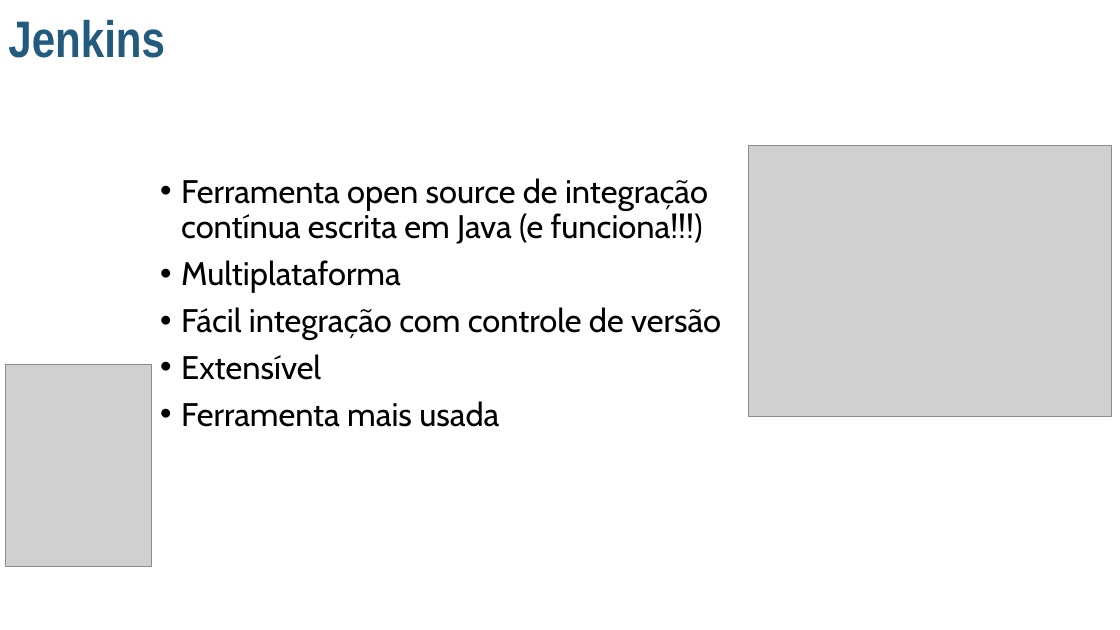
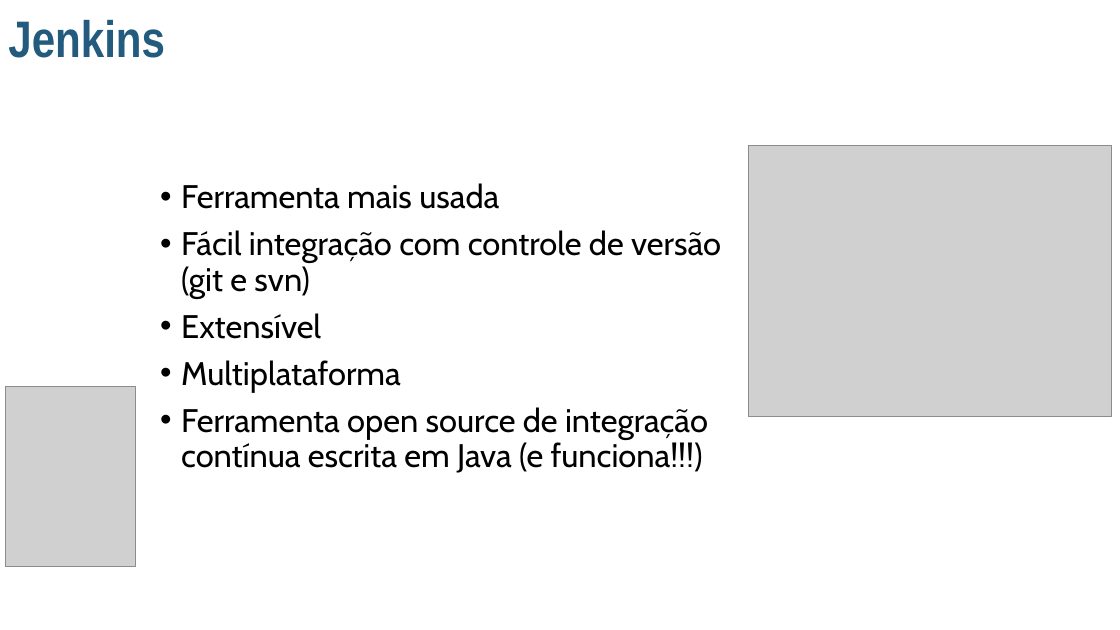
Before and after one commit to NatanaelLemos/IntegracaoContinua, a slide deck: slide 12 of 000-Apresentação/Techday.pptx (slide 11 before the commit). Drawn at 1120x630 pixels with LibreOffice and Linux fonts; fonts in the diff are those of the drawing; grey boxes stand for pictures; background and template pictures are left out. Boxes give left, top, right and bottom in pixels: in the first picture for what was removed or moved away, otherwise in the second. Text is boxed around its words. In the diff, an @@ line names an element or a change of style, - is before the commit and + after.

```diff
--- a/000-Apresentação/Techday.pptx
+++ b/000-Apresentação/Techday.pptx
@@ text at (181,183,721,393): paragraphs added @@
+• Ferramenta mais usada
+• Fácil integração com controle de versão (git e svn)
+• Extensível
+• Multiplataforma
@@ text at (181,260,721,427): paragraphs removed @@
-• Multiplataforma
-• Fácil integração com controle de versão
-• Extensível
-• Ferramenta mais usada
@@ picture: place and size @@
-picture at (6,364,152,566)
+picture at (6,387,135,567)
```
Also in this commit, not shown: 5 other slides changed, 3 slides added, 1 other file.
